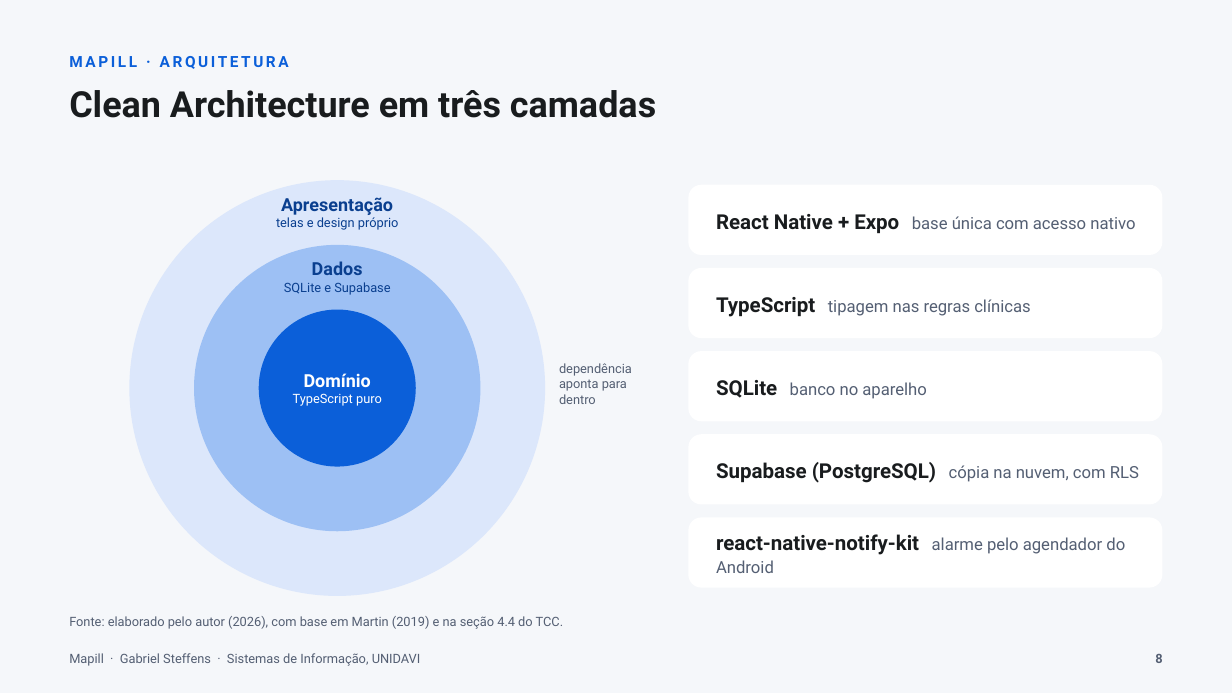
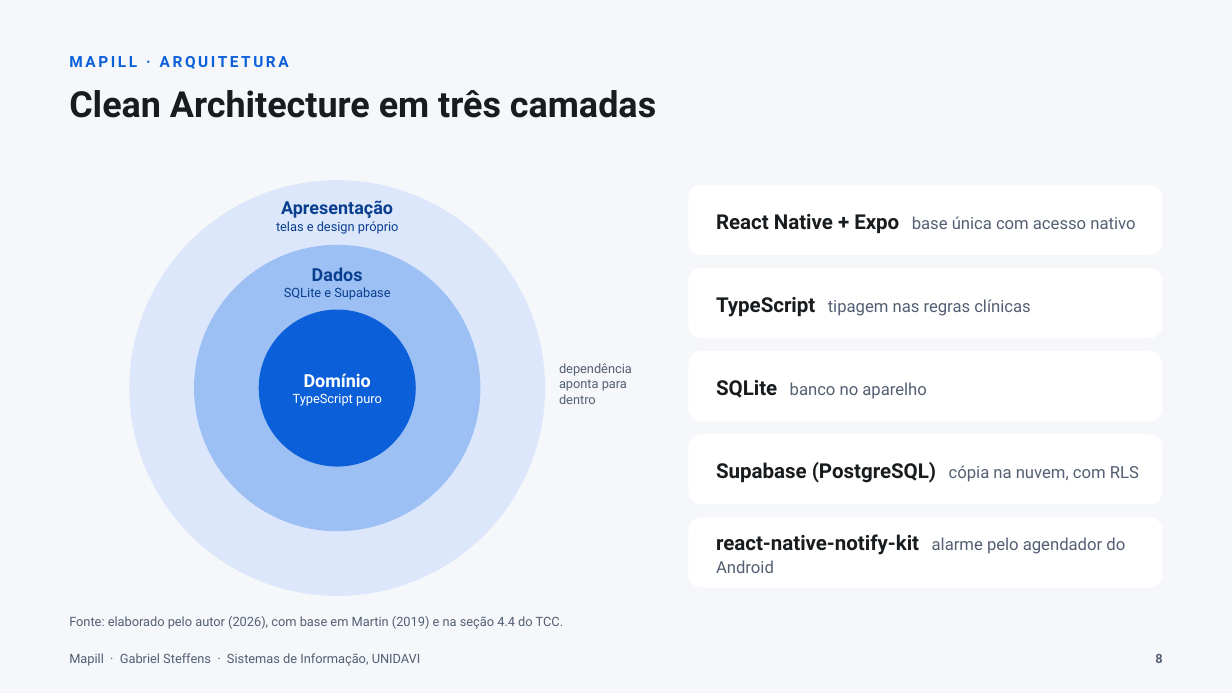
Before and after one commit to gabste8831/Mapill-Health-App, a slide deck: slide 8 of docs/tcc/apresentacao-mapill.pptx. Drawn at 1232x693 pixels with LibreOffice and Linux fonts; fonts in the diff are those of the drawing. Boxes give left, top, right and bottom in pixels: in the first picture for what was removed or moved away, otherwise in the second. Text is boxed around its words. In the diff, an @@ line names an element or a change of style, - is before the commit and + after.

```diff
--- a/docs/tcc/apresentacao-mapill.pptx
+++ b/docs/tcc/apresentacao-mapill.pptx
@@ text "Apresentação": place and size @@
-text "Apresentação" at (276, 197, 399, 230)
+text "Apresentação" at (276, 200, 399, 234)
@@ text "Dados": place and size @@
-text "Dados" at (284, 261, 390, 295)
+text "Dados" at (284, 267, 390, 300)
```
Also in this commit, not shown: 8 other slides changed.
